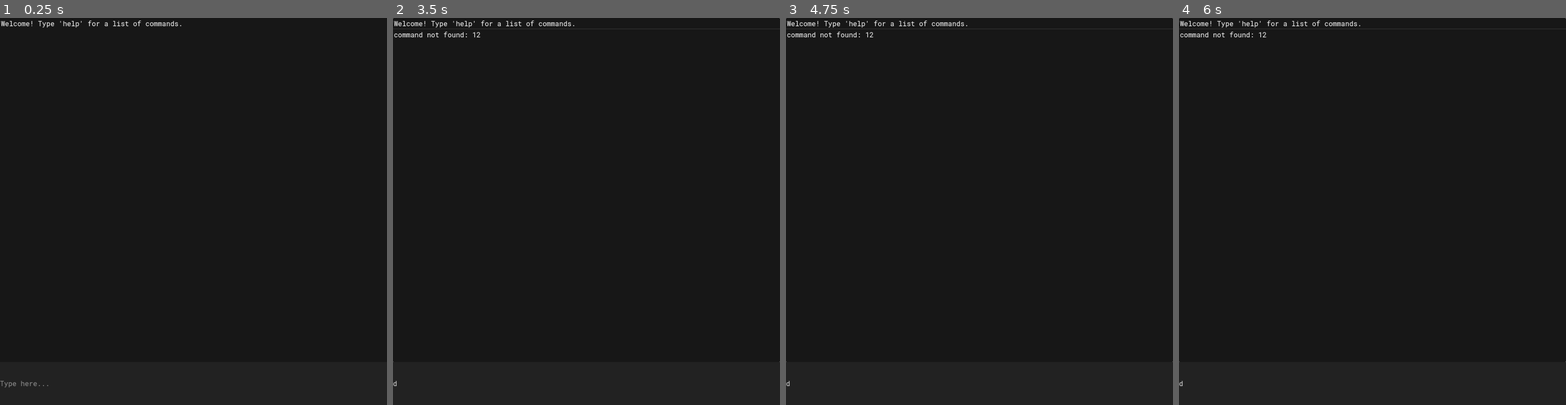
Above: before the commit, frames 1-4 (left to right).
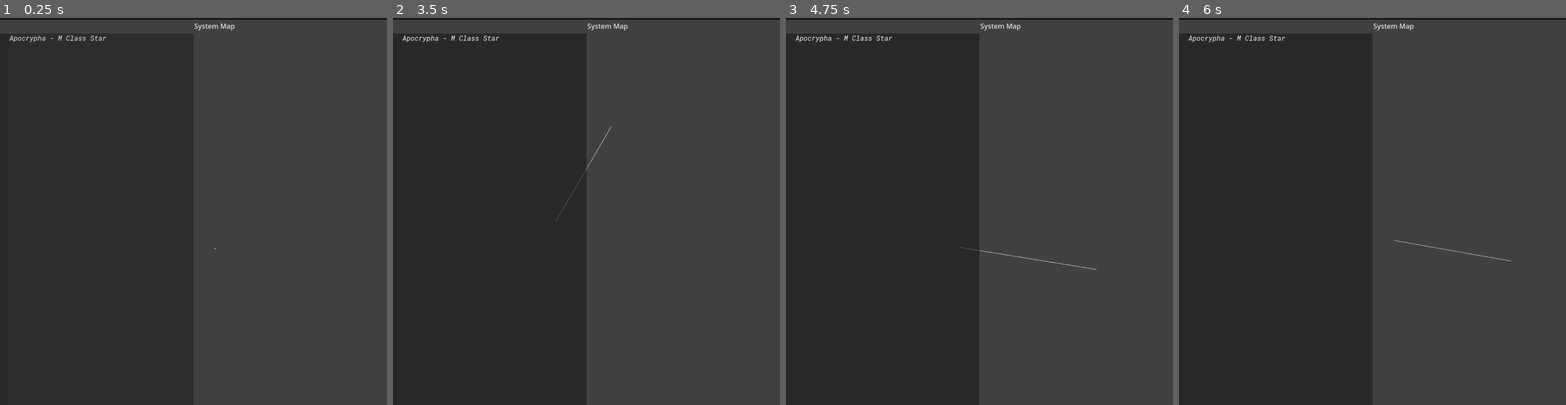
Above: after the commit, the same moments.

Repository: KermitGodFrog/Stellar-Cartography
Game: Godot game, scene res://Scenes/Game Master/gameMaster.tscn
Two runs of this game, one before a commit and one after it. Both use one fixed random seed, a clock stepped at 60 frames per second and the inputs below.
Inputs (mouse positions are in pixels of both pictures, inside the frame that each line leads up to):
- Up to frame 1 (0.25 s): no input
- Up to frame 2 (3.5 s): click (586, 381) at 0.52 s; type "12" at 0.6 s; tap Enter at 1.25 s; move the mouse to (671, 192) at 1.27 s; press the mouse at (671, 192) at 1.28 s; hold D (right) 1.28-2.03 s; right-click (671, 192) at 1.55 s; tap Space at 2 s; move the mouse to (509, 230) at 2.02 s; release the mouse at (509, 230) at 2.03 s; hold S (down) 2.03-2.78 s; right-click (509, 230) at 2.1 s; click (509, 230) at 2.3 s; move the mouse to (625, 126) at 2.77 s; press the mouse at (625, 126) at 2.78 s; hold D (right) from 2.78 s (still down); right-click (625, 126) at 3.05 s
- Up to frame 3 (4.75 s): tap Enter at 3.5 s; move the mouse to (960, 288) at 3.52 s; release D (right) at 3.53 s; release the mouse at (960, 288) at 3.53 s; hold W (up) 3.53-4.28 s; right-click (960, 288) at 3.6 s; click (960, 288) at 3.8 s; move the mouse to (1095, 269) at 4.27 s; hold A (left) from 4.28 s (still down); hold Right mouse button (right_mouse) from 4.28 s (still down); tap Q (zoom_in) at 4.35 s
- Up to frame 4 (6 s): tap Space at 5 s; move the mouse to (1256, 153) at 5.02 s; release Right mouse button (right_mouse) at 5.03 s; tap E (zoom_out) at 5.1 s; click (1256, 153) at 5.3 s; move the mouse to (1391, 211) at 5.77 s; release A (left) at 5.78 s; press the mouse at (1391, 211) at 5.78 s; hold S (down) from 5.78 s (still down)

The runs differ from the first frame. In frame 1, 52% of the frame differs, in the area x 0-100%, y 0-100%; in frame 2, 52%; in frame 3, 52%; in frame 4, 52%.

Commit message:
UI changes and system map input changes.

Diff:
--- a/Scenes/System Map/camera.gd
+++ b/Scenes/System Map/camera.gd
@@ -1,10 +1,10 @@
 extends Camera2D
 var zoom_multiplier: Vector2 = Vector2.ONE
 var movement_multiplier: int = 100
-var locked_body: bodyAPI
+var follow_body: bodyAPI
 
 func _physics_process(delta):
-	if locked_body: position = locked_body.position
+	if follow_body: position = follow_body.position
 
 	var zoom_axis = Input.get_axis("zoom_out", "zoom_in")
 	if zoom_axis and not (zoom_axis == -1 and zoom == Vector2.ONE):
@@ -13,5 +13,5 @@
 	var input = Input.get_vector("left", "right", "up", "down")
 	if input and owner.has_focus():
 		position += input * movement_multiplier * pow(zoom.length(), -0.5) * delta
-		locked_body = null
+		follow_body = null
 	pass
--- a/Scenes/System Map/system_map.gd
+++ b/Scenes/System Map/system_map.gd
@@ -9,27 +9,64 @@
 var system: starSystemAPI
 var player_position_matrix: Array = [Vector2(0,0), Vector2(0,0)]
 
+#this fucking atrocity is the result of godots terrible system for detecting if the mouse is above a UI element
 var mouse_over_system_list: bool = false
+var mouse_over_actions_panel: bool = false
+var mouse_over_go_to_button: bool = false
+var mouse_over_orbit_button: bool = false
+var mouse_over_ui: bool = false
 
 var font = preload("res://Graphics/Fonts/comicsans.ttf")
-@onready var system_list = $camera/canvas/control/system_list
+@onready var system_list = $camera/canvas/control/ui_scroll/system_list
 @onready var camera = $camera
 
-#maybe shouldnt be here esc sketchy stuff
 var camera_target_position: Vector2 = Vector2.ZERO
+var follow_body : bodyAPI
+var locked_body : bodyAPI
+var action_body : bodyAPI
+enum ACTION_TYPES {NONE, GO_TO, ORBIT}
+var current_action_type
 
 func _physics_process(delta):
-	if Input.is_action_pressed("right_mouse") and not mouse_over_system_list:
+	#If body clicked on in system list, follow the body with the camera (follow body).
+	#If body clicked on in system list, actions can itneract with the body (locked body).
+	#If actions pressed, perform on locked body (action body).
+	#If body selected in system list changes, keep the previous action body.
+	#Follow body is replicated to camera.
+	#If camera moves, follow body is removed for camera.
+
+	#camera_target_position is position for system3d to look at
+
+	#checking whether the mouse is over UI
+	if mouse_over_system_list or mouse_over_actions_panel or mouse_over_go_to_button or mouse_over_orbit_button: mouse_over_ui = true
+	else: mouse_over_ui = false
+
+	#moving to the mouse position or moving to action_body in various ways
+	if Input.is_action_pressed("right_mouse") and not mouse_over_ui:
+		locked_body = null
+		action_body = null
 		emit_signal("updatePlayerTargetPosition", get_global_mouse_position())
+	elif action_body:
+		match current_action_type:
+			ACTION_TYPES.NONE:
+				pass
+			ACTION_TYPES.GO_TO:
+				#LOCK TO BODIES CENTER WHEN CLOSE ENOUGH!
+				emit_signal("updatePlayerTargetPosition", action_body.position)
+			ACTION_TYPES.ORBIT:
+				#NEED TO IMPLEMENT THIS!!!!!!!!!!!
+				emit_signal("updatePlayerTargetPosition", action_body.position)
 
-	if Input.is_action_pressed("left_mouse") and not mouse_over_system_list:
+	#changing target position
+	if Input.is_action_pressed("left_mouse") and not mouse_over_ui:
 		camera_target_position = get_global_mouse_position()
 		emit_signal("updateTargetPosition", get_global_mouse_position())
 
 	#incredibly out of plcace!!!!!
-	if camera.locked_body:
+	if camera.follow_body:
 		camera_target_position = Vector2.ZERO
 
+	#setting system list and drawing screen
 	system_list.clear()
 	var camera_position_to_bodies: Dictionary = {}
 	for body in system.bodies:
@@ -83,7 +120,19 @@
 	if index_to_identifier:
 		var body = system.get_body_from_identifier(index_to_identifier)
 		emit_signal("updatedLockedBody", body)
-		camera.locked_body = body
+		locked_body = body
+		follow_body = body
+		camera.follow_body = follow_body
+	pass
+
+func _on_go_to_button_pressed():
+	current_action_type = ACTION_TYPES.GO_TO
+	if locked_body:
+		action_body = locked_body
+	pass
+
+func _on_orbit_button_pressed():
+	current_action_type = ACTION_TYPES.ORBIT
 	pass
 
 
@@ -96,10 +145,9 @@
 
 
 
-
-
-
-
+func _on_system_window_close_requested():
+	owner.hide()
+	pass
 
 func _on_system_list_mouse_entered():
 	mouse_over_system_list = true
@@ -109,6 +157,26 @@
 	mouse_over_system_list = false
 	pass
 
-func _on_system_window_close_requested():
-	owner.hide()
+func _on_actions_panel_mouse_entered():
+	mouse_over_actions_panel = true
 	pass
+
+func _on_actions_panel_mouse_exited():
+	mouse_over_actions_panel = false
+	pass
+
+func _on_go_to_button_mouse_entered():
+	mouse_over_go_to_button = true
+	pass
+
+func _on_go_to_button_mouse_exited():
+	mouse_over_go_to_button = false
+	pass
+
+func _on_orbit_button_mouse_entered():
+	mouse_over_orbit_button = true
+	pass
+
+func _on_orbit_button_mouse_exited():
+	mouse_over_orbit_button = false
+	pass
--- a/Scenes/System Map/system_map.tscn
+++ b/Scenes/System Map/system_map.tscn
@@ -1,8 +1,10 @@
-[gd_scene load_steps=4 format=3 uid="uid://bhroagne3v4wq"]
+[gd_scene load_steps=6 format=3 uid="uid://bhroagne3v4wq"]
 
 [ext_resource type="Script" path="res://Scenes/System Map/system_map.gd" id="1_nhsfb"]
 [ext_resource type="Script" path="res://Scenes/System Map/camera.gd" id="2_miyro"]
 [ext_resource type="Theme" uid="uid://dm3fbhtw7qov2" path="res://Scenes/System Map/system_map_HUD_theme.tres" id="3_djc4s"]
+[ext_resource type="Texture2D" uid="uid://7klr1mcpbsc4" path="res://Graphics/go_to_icon.png" id="4_niwjs"]
+[ext_resource type="Texture2D" uid="uid://dn8ug1anbuwpu" path="res://Graphics/orbit_icon.png" id="5_hp0se"]
 
 [node name="system_window" type="Window"]
 disable_3d = true
@@ -12,7 +14,6 @@
 title = "System Map"
 position = Vector2i(0, 36)
 size = Vector2i(1000, 1000)
-visible = false
 min_size = Vector2i(1000, 1000)
 
 [node name="system" type="Node2D" parent="."]
@@ -31,18 +32,76 @@
 grow_horizontal = 2
 grow_vertical = 2
 
-[node name="system_list" type="ItemList" parent="system/camera/canvas/control"]
-custom_minimum_size = Vector2(450, 0)
+[node name="ui_scroll" type="VBoxContainer" parent="system/camera/canvas/control"]
+custom_minimum_size = Vector2(450, 1000)
 layout_mode = 1
 anchors_preset = 9
 anchor_bottom = 1.0
+offset_right = 450.0
 grow_vertical = 2
+
+[node name="system_list" type="ItemList" parent="system/camera/canvas/control/ui_scroll"]
+custom_minimum_size = Vector2(450, 900)
+layout_mode = 2
 theme = ExtResource("3_djc4s")
 allow_search = false
 max_text_lines = 3
 text_overrun_behavior = 4
 
+[node name="actions_panel" type="Panel" parent="system/camera/canvas/control/ui_scroll"]
+custom_minimum_size = Vector2(450, 100)
+layout_mode = 2
+
+[node name="actions_scroll" type="HBoxContainer" parent="system/camera/canvas/control/ui_scroll/actions_panel"]
+custom_minimum_size = Vector2(450, 0)
+layout_mode = 0
+offset_right = 40.0
+offset_bottom = 40.0
+alignment = 1
+
+[node name="go_to_button" type="Button" parent="system/camera/canvas/control/ui_scroll/actions_panel/actions_scroll"]
+custom_minimum_size = Vector2(100, 100)
+layout_mode = 2
+tooltip_text = "Lay in a course to selected body"
+theme = ExtResource("3_djc4s")
+icon = ExtResource("4_niwjs")
+icon_alignment = 1
+expand_icon = true
+
+[node name="orbit_button" type="Button" parent="system/camera/canvas/control/ui_scroll/actions_panel/actions_scroll"]
+custom_minimum_size = Vector2(100, 100)
+layout_mode = 2
+tooltip_text = "Lay in a course to selected body and orbit"
+theme = ExtResource("3_djc4s")
+icon = ExtResource("5_hp0se")
+icon_alignment = 1
+expand_icon = true
+
+[node name="controls_label" type="Label" parent="system/camera/canvas/control"]
+layout_mode = 1
+anchors_preset = 3
+anchor_left = 1.0
+anchor_top = 1.0
+anchor_right = 1.0
+anchor_bottom = 1.0
+offset_left = -40.0
+offset_top = -23.0
+grow_horizontal = 0
+grow_vertical = 0
+theme = ExtResource("3_djc4s")
+text = "LMB: POINT SCOPES
+RMB: LAY IN A COURSE"
+horizontal_alignment = 2
+
 [connection signal="close_requested" from="." to="system" method="_on_system_window_close_requested"]
-[connection signal="item_clicked" from="system/camera/canvas/control/system_list" to="system" method="_on_system_list_item_clicked"]
-[connection signal="mouse_entered" from="system/camera/canvas/control/system_list" to="system" method="_on_system_list_mouse_entered"]
-[connection signal="mouse_exited" from="system/camera/canvas/control/system_list" to="system" method="_on_system_list_mouse_exited"]
+[connection signal="item_clicked" from="system/camera/canvas/control/ui_scroll/system_list" to="system" method="_on_system_list_item_clicked"]
+[connection signal="mouse_entered" from="system/camera/canvas/control/ui_scroll/system_list" to="system" method="_on_system_list_mouse_entered"]
+[connection signal="mouse_exited" from="system/camera/canvas/control/ui_scroll/system_list" to="system" method="_on_system_list_mouse_exited"]
+[connection signal="mouse_entered" from="system/camera/canvas/control/ui_scroll/actions_panel" to="system" method="_on_actions_panel_mouse_entered"]
+[connection signal="mouse_exited" from="system/camera/canvas/control/ui_scroll/actions_panel" to="system" method="_on_actions_panel_mouse_exited"]
+[connection signal="mouse_entered" from="system/camera/canvas/control/ui_scroll/actions_panel/actions_scroll/go_to_button" to="system" method="_on_go_to_button_mouse_entered"]
+[connection signal="mouse_exited" from="system/camera/canvas/control/ui_scroll/actions_panel/actions_scroll/go_to_button" to="system" method="_on_go_to_button_mouse_exited"]
+[connection signal="pressed" from="system/camera/canvas/control/ui_scroll/actions_panel/actions_scroll/go_to_button" to="system" method="_on_go_to_button_pressed"]
+[connection signal="mouse_entered" from="system/camera/canvas/control/ui_scroll/actions_panel/actions_scroll/orbit_button" to="system" method="_on_orbit_button_mouse_entered"]
+[connection signal="mouse_exited" from="system/camera/canvas/control/ui_scroll/actions_panel/actions_scroll/orbit_button" to="system" method="_on_orbit_button_mouse_exited"]
+[connection signal="pressed" from="system/camera/canvas/control/ui_scroll/actions_panel/actions_scroll/orbit_button" to="system" method="_on_orbit_button_pressed"]
--- a/Scenes/System Map/system_map_HUD_theme.tres
+++ b/Scenes/System Map/system_map_HUD_theme.tres
@@ -1,6 +1,22 @@
-[gd_resource type="Theme" load_steps=4 format=3 uid="uid://dm3fbhtw7qov2"]
+[gd_resource type="Theme" load_steps=10 format=3 uid="uid://dm3fbhtw7qov2"]
 
 [ext_resource type="FontFile" uid="uid://cebi6a4vshcjg" path="res://Graphics/Fonts/RobotoMono Medium Italic.ttf" id="1_17eso"]
+[ext_resource type="Texture2D" uid="uid://ckms0lt6w3rsx" path="res://Graphics/icon_bg_2.png" id="1_gejg4"]
+[ext_resource type="Texture2D" uid="uid://bgmcm7g47id5b" path="res://Graphics/icon_bg_1.png" id="1_qf4go"]
+
+[sub_resource type="StyleBoxEmpty" id="StyleBoxEmpty_w71cu"]
+
+[sub_resource type="StyleBoxTexture" id="StyleBoxTexture_3wt8n"]
+content_margin_bottom = 30.0
+texture = ExtResource("1_qf4go")
+
+[sub_resource type="StyleBoxTexture" id="StyleBoxTexture_7ilge"]
+content_margin_bottom = 50.0
+texture = ExtResource("1_qf4go")
+
+[sub_resource type="StyleBoxTexture" id="StyleBoxTexture_ohpad"]
+content_margin_bottom = 45.0
+texture = ExtResource("1_gejg4")
 
 [sub_resource type="StyleBoxFlat" id="StyleBoxFlat_tae8s"]
 content_margin_left = 20.0
@@ -17,6 +33,10 @@
 [resource]
 default_font = ExtResource("1_17eso")
 default_font_size = 16
+Button/styles/focus = SubResource("StyleBoxEmpty_w71cu")
+Button/styles/hover = SubResource("StyleBoxTexture_3wt8n")
+Button/styles/normal = SubResource("StyleBoxTexture_7ilge")
+Button/styles/pressed = SubResource("StyleBoxTexture_ohpad")
 ItemList/colors/font_color = Color(1, 1, 1, 1)
 ItemList/colors/font_hovered_color = Color(0.560784, 1, 1, 1)
 ItemList/font_sizes/font_size = 16
Binary file added: Graphics/go_to_icon.png
Not shown, added: Graphics/go_to_icon.png.import
Binary file added: Graphics/icon_bg_1.png
Not shown, added: Graphics/icon_bg_1.png.import
Binary file added: Graphics/icon_bg_2.png
Not shown, added: Graphics/icon_bg_2.png.import
Binary file added: Graphics/mouse_pointer_move.png
Not shown, added: Graphics/mouse_pointer_move.png.import
Binary file added: Graphics/orbit_icon.png
Not shown, added: Graphics/orbit_icon.png.import
Binary file added: Graphics/view_icon.png
Not shown, added: Graphics/view_icon.png.import
